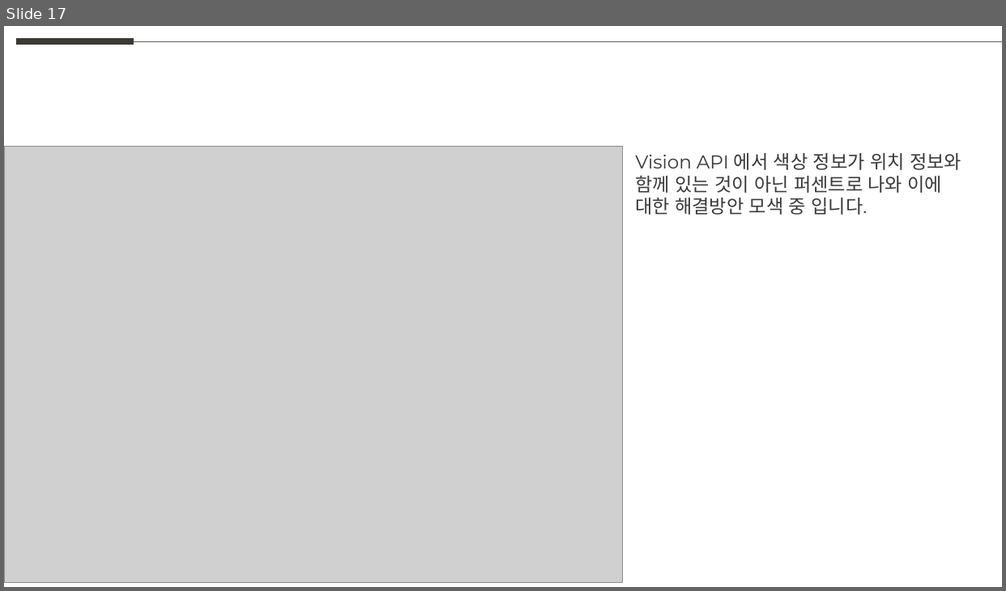
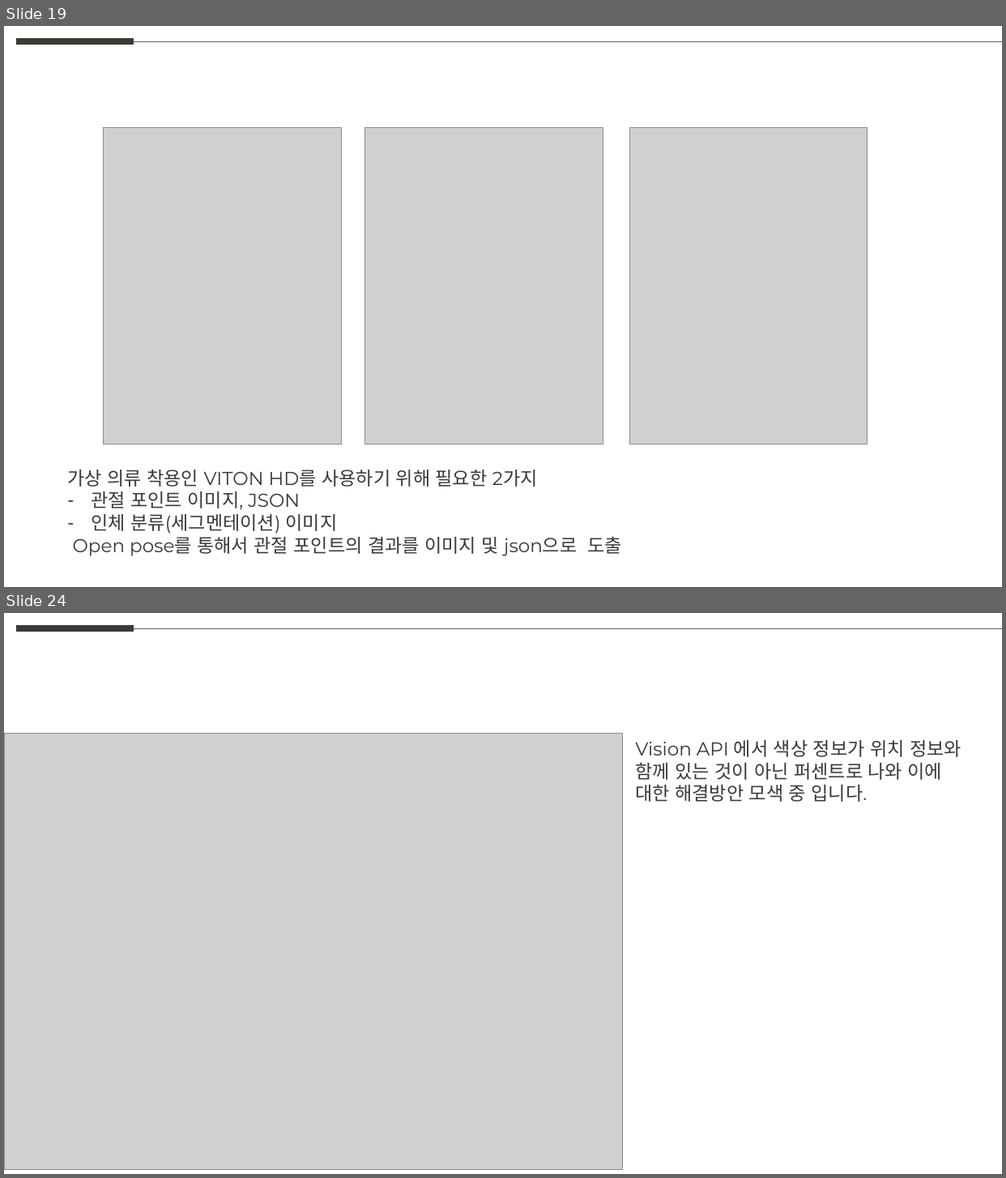
Before and after one commit to weaknessHero/Project_AvatarS, a slide deck: 발표자료/PPT_230727.pptx. Shown one above the other, each under a label of ours: slide 17 before the commit, slides 19 and 24 after it; the slides between them are not shown. The pictures are 1006x591 and 1006x1178 pixels, drawn with LibreOffice and Linux fonts; fonts in the diff are those of the drawing; grey boxes stand for pictures. Boxes give left, top, right and bottom in pixels: in the first picture for what was removed or moved away, otherwise in the second. Text is boxed around its words. In the diff, an @@ line names an element or a change of style, - is before the commit and + after.

```diff
--- a/발표자료/PPT_230727.pptx
+++ b/발표자료/PPT_230727.pptx
@@ slide 19 added at [4, 26, 1002, 587], background #FFFFFF @@
@@ line added from (17, 41) to (134, 41), #3D3A35 6 pt @@
@@ line added from (134, 41) to (1002, 41), #5F5F5D 0.5 pt @@
@@ picture added at [104, 127, 342, 445] @@
@@ picture added at [364, 127, 603, 445] @@
@@ picture added at [630, 127, 868, 445] @@
@@ text added at [68, 470, 622, 557], 18 pt, text #3A3838 @@
+가상 의류 착용인 VITON HD를 사용하기 위해 필요한 2가지
+– 관절 포인트 이미지, JSON
+– 인체 분류(세그멘테이션) 이미지
+Open pose를 통해서 관절 포인트의 결과를 이미지 및 json으로 도출
@@ what was slide 17 is now slide 24 @@
```
Also in this commit, not shown: 3 slides changed, 6 other slides added, 3 slides removed, 2 other files.
